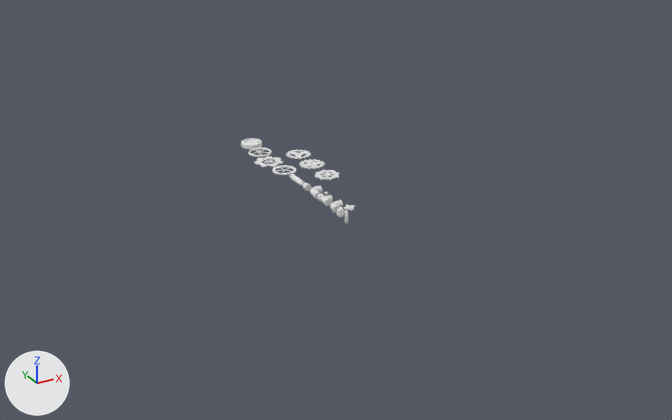
A saved change to the Blender file rawMaterials.blend.
The view is the same before and after, from a 50 mm camera at (-39.9, -63.5, 30.0) aimed at (-6.4, -2.5, -0.5). The axes (+X, +Y, +Z) are drawn at lower left. The lights are the same throughout.
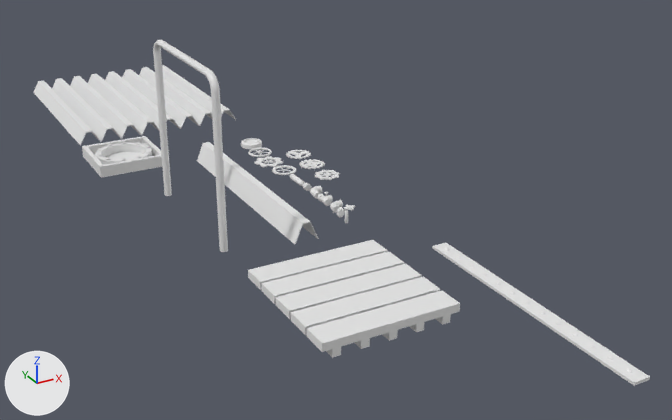
The newer file is also turned or shifted as a whole; pictures and numbers use the older file's frame.

Where the change shows, as pixel boxes (x1, y1, x2, y2) in the pictures (672 x 420 px):
'立方体.020', added: after (33, 65, 236, 145)
'立方体.006', added: after (307, 290, 460, 352)
'立方体.015', added: after (432, 243, 650, 386)
'トーラス.002', added: after (153, 40, 228, 252)
'立方体.010', added: after (197, 142, 319, 244)
'立方体.007', added: after (291, 276, 440, 335)
'立方体.001', added: after (276, 264, 422, 319)
'立方体.004', added: after (261, 251, 404, 304)
'立方体.005', added: after (248, 240, 388, 290)
'立方体.014', added: after (82, 136, 162, 178)
'円柱.046', added: after (95, 143, 152, 165)
'立方体.011', added: after (326, 347, 341, 358)
'立方体.012', added: after (355, 338, 370, 349)
'立方体.009', added: after (382, 330, 398, 341)
'立方体.008', added: after (436, 314, 451, 325)
'立方体.013', added: after (409, 322, 424, 332)

What the commit changed:
Mesh me_立方体_040 is new.
It has 128 vertices, 80 faces and spans x -8.0..8.0, y -10.0..10.0, z 0.0..1.2.
Mesh me_立方体_031 is new.
It is a box spanning x -1.0..1.0, y -1.0..1.0, z -1.0..1.0.
Mesh me_円柱_007 is new.
It has 128 vertices, 68 faces and spans x -2.5..2.5, y -2.5..2.5, z -1.0..1.0.
Mesh me_立方体_029 is new.
It has 16 vertices, 12 faces and spans x -1.0..1.0, y -1.0..1.0, z -1.0..1.0.
Mesh me_トーラス_001 is new.
It has 992 vertices, 868 faces and spans x -0.3..0.3, y -6.3..6.3, z 0.0..13.25.
Mesh me_立方体_018 is new.
It has 16 vertices, 10 faces and spans x -1.0..1.0, y -1.0..1.0, z -1.0..1.0.
Object '立方体.020' (ob_立方体_020) is new; it shows me_立方体_040.
Its location is (-12.96, 31.18, 0.16).
Object '立方体.015' (ob_立方体_015) is new; it shows me_立方体_031.
Its location is (-3.51, -23.05, 0.1).
Its scale is (0.6, 10.0, 0.1).
Object '円柱.046' (ob_円柱_046) is new; it shows me_円柱_007.
Its location is (-18.43, 15.47, 0.5).
Its scale is (1.0, 1.0, 0.4).
Object '立方体.014' (ob_立方体_014) is new; it shows me_立方体_029.
Its location is (-18.43, 15.47, 0.5).
Its scale is (3.0, 3.0, 0.5).
Object '立方体.013' (ob_立方体_013) is new; it shows a copy of me_立方体_031.
Its location is (-10.8, -16.16, -0.3).
Its scale is (0.3, 5.4, 0.3).
Object '立方体.012' (ob_立方体_012) is new; it shows a copy of me_立方体_031.
Its location is (-14.8, -16.16, -0.3).
Its scale is (0.3, 5.4, 0.3).
Object '立方体.011' (ob_立方体_011) is new; it shows a copy of me_立方体_031.
Its location is (-16.8, -16.16, -0.3).
Its scale is (0.3, 5.4, 0.3).
Object '立方体.009' (ob_立方体_009) is new; it shows a copy of me_立方体_031.
Its location is (-12.8, -16.16, -0.3).
Its scale is (0.3, 5.4, 0.3).
Object '立方体.008' (ob_立方体_008) is new; it shows a copy of me_立方体_031.
Its location is (-8.8, -16.16, -0.3).
Its scale is (0.3, 5.4, 0.3).
Object '立方体.007' (ob_立方体_007) is new; it shows a copy of me_立方体_031.
Its location is (-12.8, -18.36, 0.3).
Its scale is (5.0, 1.0, 0.3).
Object '立方体.006' (ob_立方体_006) is new; it shows a copy of me_立方体_031.
Its location is (-12.8, -20.56, 0.3).
Its scale is (5.0, 1.0, 0.3).
Object '立方体.005' (ob_立方体_005) is new; it shows a copy of me_立方体_031.
Its location is (-12.8, -11.76, 0.3).
Its scale is (5.0, 1.0, 0.3).
Object '立方体.004' (ob_立方体_004) is new; it shows a copy of me_立方体_031.
Its location is (-12.8, -13.96, 0.3).
Its scale is (5.0, 1.0, 0.3).
Object '立方体.001' (ob_立方体_001) is new; it shows a copy of me_立方体_031.
Its location is (-12.8, -16.16, 0.3).
Its scale is (5.0, 1.0, 0.3).
Object 'トーラス.002' (ob_トーラス_002) is new; it shows me_トーラス_001.
Its location is (-17.62, 0.0, 0.0).
Object '立方体.010' (ob_立方体_010) is new; it shows me_立方体_018.
Its location is (-11.65, 2.38, 0.8).
Its scale is (1.0, 10.0, 0.8).
